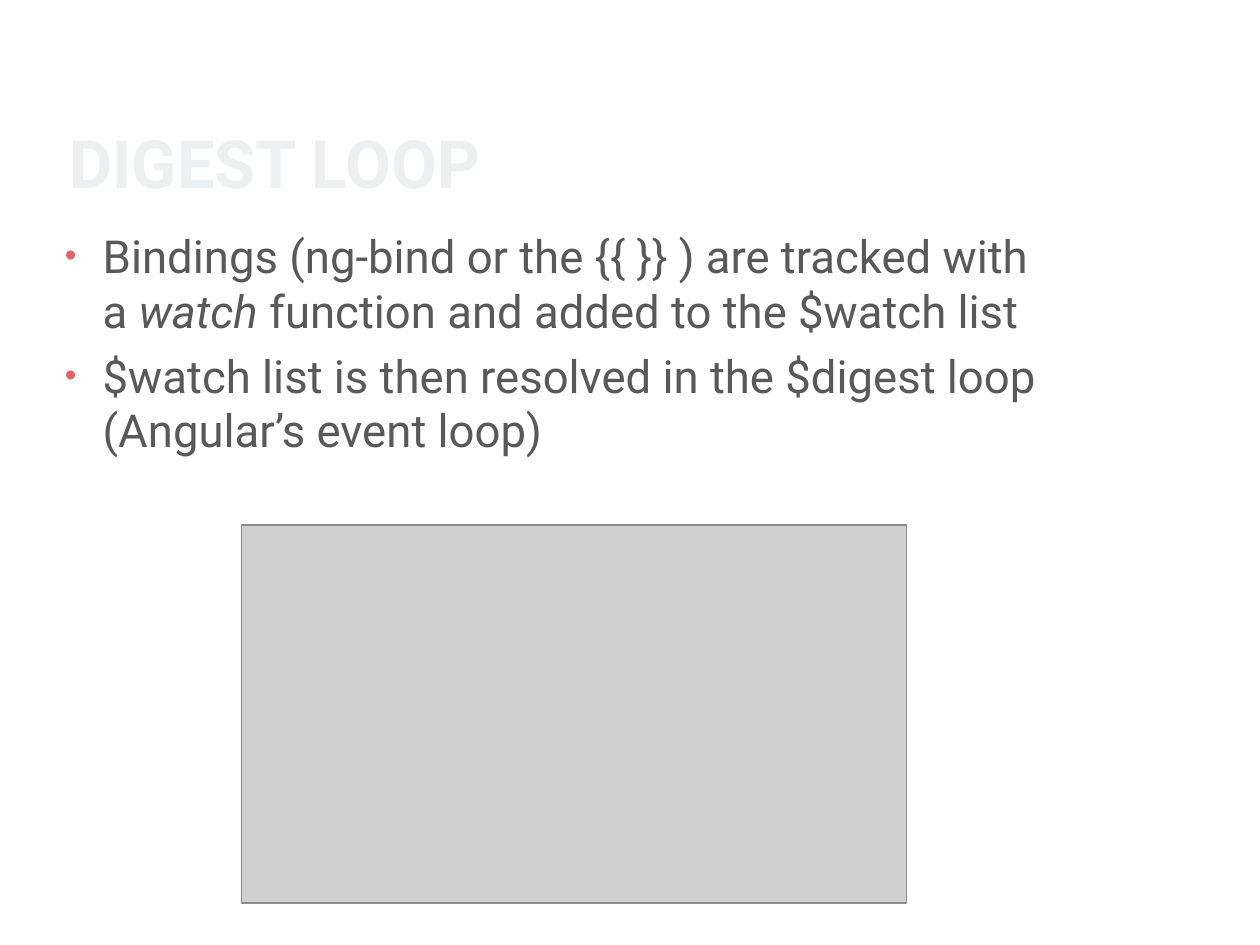
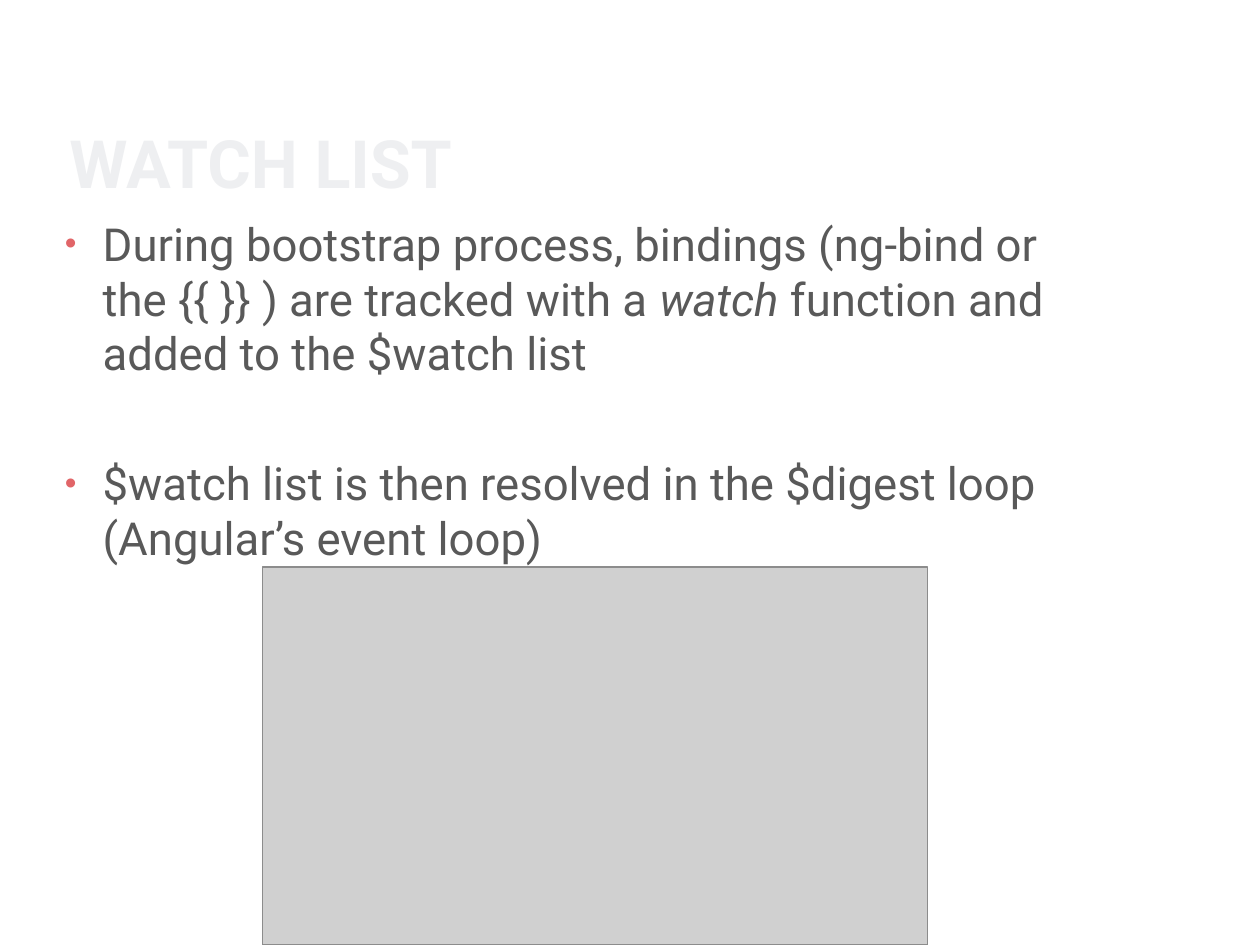
Before and after one commit to gibson-wong/AngularJS-Project, a slide deck: slide 8 of AngularJS.pptx. Drawn at 1260x945 pixels with LibreOffice and Linux fonts; fonts in the diff are those of the drawing; grey boxes stand for pictures; background and template pictures are left out. Boxes give left, top, right and bottom in pixels: in the first picture for what was removed or moved away, otherwise in the second. Text is boxed around its words. In the diff, an @@ line names an element or a change of style, - is before the commit and + after.

```diff
--- a/AngularJS.pptx
+++ b/AngularJS.pptx
@@ text "During bootstrap process, bindings (ng-bind ..." moved from (x1=103, y1=237, x2=1028, y2=457) to (x1=103, y1=225, x2=1043, y2=565) @@
@@ text at (x1=103, y1=225, x2=1043, y2=505): text changed @@
-• Bindings (ng-bind or the {{ }} ) are tracked with a watch function and added to the $watch list
+• During bootstrap process, bindings (ng-bind or the {{ }} ) are tracked with a watch function and added to the $watch list
@@ title at (x1=367, y1=332, x2=587, y2=375): text changed @@
-DIGEST LOOP
+WATCH LIST
@@ picture moved from (x1=242, y1=525, x2=907, y2=903) to (x1=262, y1=567, x2=927, y2=945) @@
```
Also in this commit, not shown: 4 other slides changed, 1 other file.
